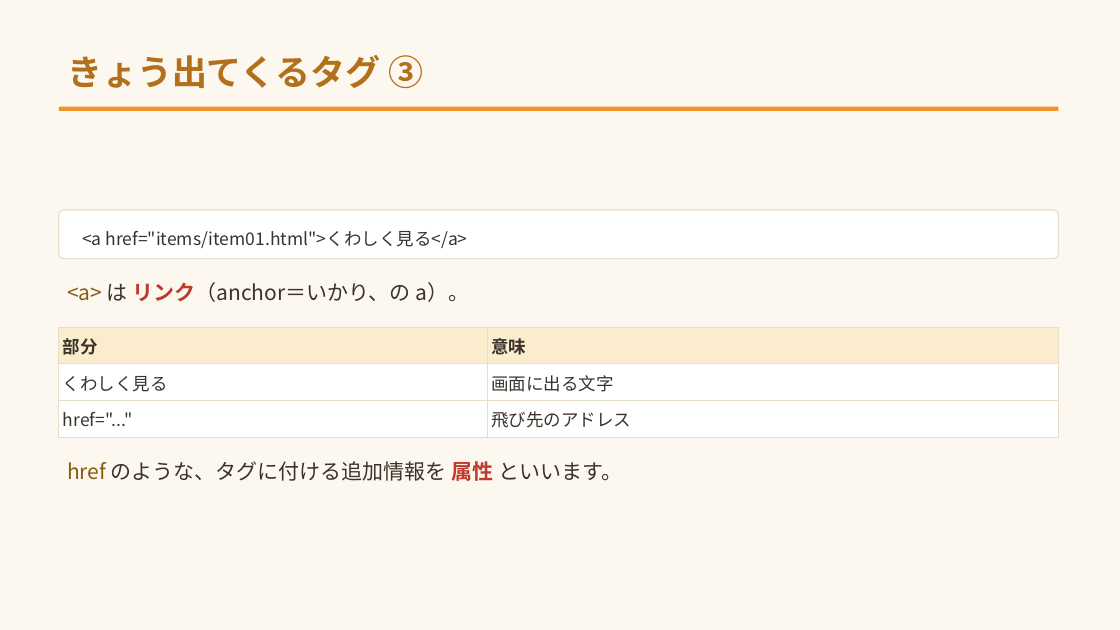
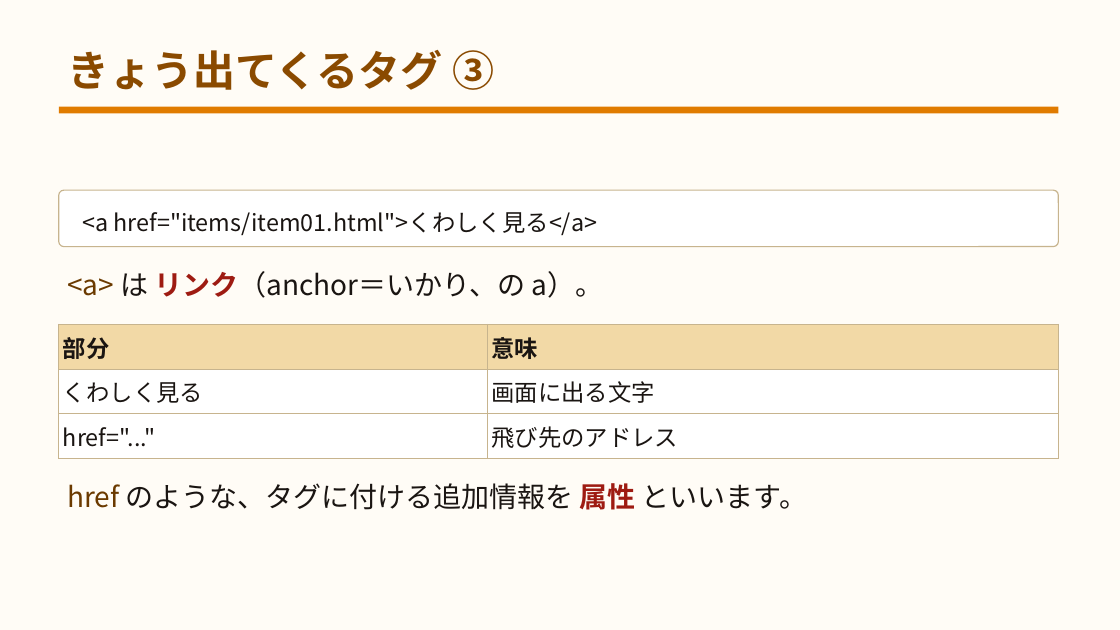
Before and after one commit to yuracode/isshop, a slide deck: slide 16 of docs/slides.pptx. Drawn at 1120x630 pixels with LibreOffice and Linux fonts; fonts in the diff are those of the drawing. Boxes give left, top, right and bottom in pixels: in the first picture for what was removed or moved away, otherwise in the second. Text is boxed around its words. In the diff, an @@ line names an element or a change of style, - is before the commit and + after.

```diff
--- a/docs/slides.pptx
+++ b/docs/slides.pptx
@@ background #FDF8EF to #FFFCF6 @@
@@ text "きょう出てくるタグ ③" at (67,50,494,90): size 30 to 36 pt, text colour #B3701A to #8A4A00 @@
@@ rectangle at (59,107,1059,113): fill #F0932B to #E07B00 @@
@@ rounded rectangle: place and size @@
-rounded rectangle at (59,210,1059,259)
+rounded rectangle at (59,190,1059,246)
@@ rounded rectangle at (59,190,1059,246): outline #E8DDC8 1 pt to #C7B48E 1 pt; proportions changed @@
@@ text "<a href="items/item01.html">くわしく見る</a>": place and size @@
-text "<a href="items/item01.html">くわしく見る</a>" at (82,231,468,248)
+text "<a href="items/item01.html">くわしく見る</a>" at (82,212,597,235)
@@ text "<a href="items/item01.html">くわしく見る</a>" at (82,212,597,235): size 15 to 20 pt, text colour #3A332B to #1A1512 @@
@@ text "<a> は リンク（anchor＝いかり、の a）。": place and size @@
-text "<a> は リンク（anchor＝いかり、の a）。" at (67,282,469,302)
+text "<a> は リンク（anchor＝いかり、の a）。" at (67,271,604,298)
@@ text "<a> は リンク（anchor＝いかり、の a）。" at (67,271,604,298): size 18 to 24 pt; text colour #8A5A10 to #6B3A00 in "<a>"; text colour #3A332B to #1A1512 in "は リンク（anchor＝いかり、の a）。"; text colour #C0392B to #9E1B12 in "リンク（anchor＝いかり、の" @@
@@ table at (59,324,1059,452) @@
@@ fill #FBECCD to #F2D9A6 in row 1 @@
@@ size 15 to 20 pt, text colour #3A332B to #1A1512 @@
@@ borders changed @@
@@ text "href のような、タグに付ける追加情報を 属性 といいます。": place and size @@
-text "href のような、タグに付ける追加情報を 属性 といいます。" at (67,461,622,481)
+text "href のような、タグに付ける追加情報を 属性 といいます。" at (67,483,807,510)
@@ text "href のような、タグに付ける追加情報を 属性 といいます。" at (67,483,807,510): size 18 to 24 pt; text colour #8A5A10 to #6B3A00 in "href"; text colour #3A332B to #1A1512 in "のような、タグに付ける追加情報を といいます。"; text colour #C0392B to #9E1B12 in "属性" @@
```
Also in this commit, not shown: 51 other slides changed, 3 other files.
